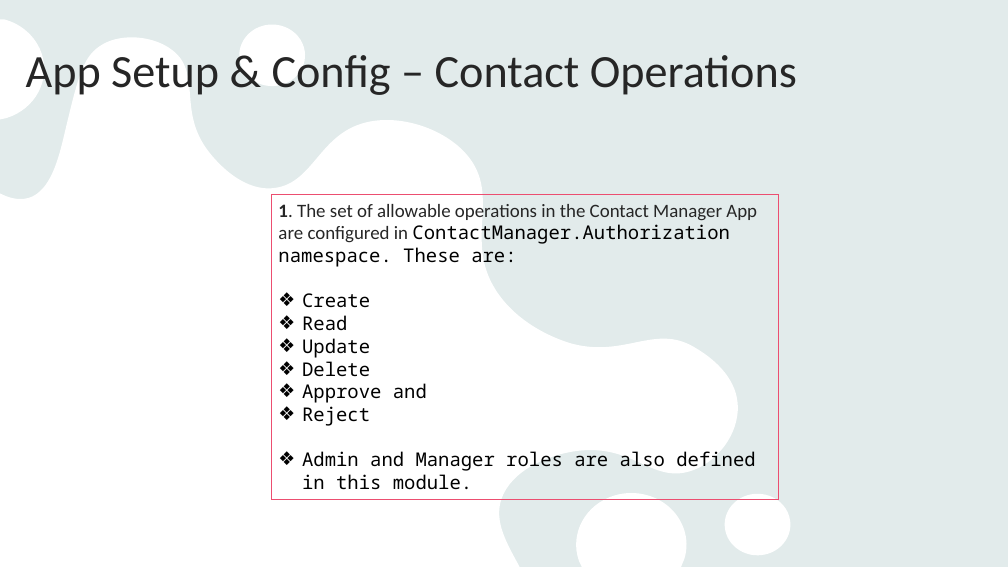
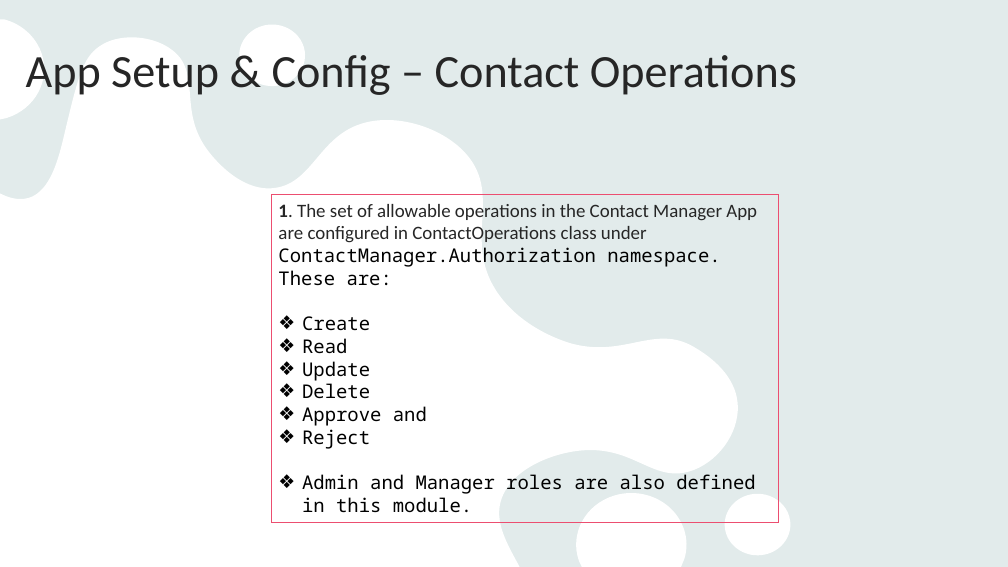
Before and after one commit to habeeb-omotunde/FinalProject_BDAT1001, a slide deck: slide 13 of Group 2 Presentation.pptx. Drawn at 1008x567 pixels with LibreOffice and Linux fonts; fonts in the diff are those of the drawing. Boxes give left, top, right and bottom in pixels: in the first picture for what was removed or moved away, otherwise in the second. Text is boxed around its words. In the diff, an @@ line names an element or a change of style, - is before the commit and + after.

```diff
--- a/Group 2 Presentation.pptx
+++ b/Group 2 Presentation.pptx
@@ rectangle "1. The set of allowable ...": place and size @@
-rectangle "1. The set of allowable ..." at bbox=[271, 194, 780, 500]
+rectangle "1. The set of allowable ..." at bbox=[271, 194, 780, 523]
@@ text in rectangle at bbox=[278, 204, 757, 286]: text changed @@
-1. The set of allowable operations in the Contact Manager App are configured in ContactManager.Authorization namespace. These are:
+1. The set of allowable operations in the Contact Manager App are configured in ContactOperations class under ContactManager.Authorization namespace. These are:
```
Also in this commit, not shown: 4 other slides changed.
